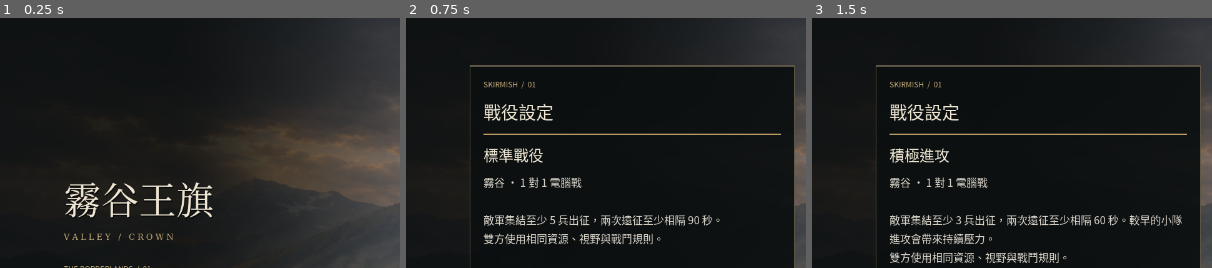
Above: before the commit, frames 1-3 (left to right).
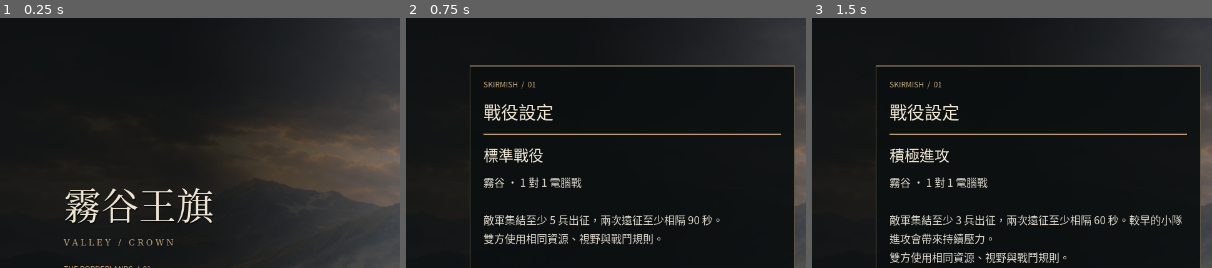
Above: after the commit, the same moments.

Repository: penny323mo/valley-crown
Game: Godot game, scene res://main_menu.tscn
The game is run twice, just before and just after one commit, with the same random seed, the same clock (stepped at 60 frames per second) and the same inputs.
Inputs:
- Up to frame 1 (0.25 s): no input
- Up to frame 2 (0.75 s): click "開始戰役" at 0.5 s
- Up to frame 3 (1.5 s): click "模式：標準戰役 >" at 1.25 s
The pictures show only the part of the screen within x 0-50%, y 0-50%; the shares and areas given below are measured in that part.

The runs differ from the first frame. In frame 1, 2.8% of the frame differs, in the area x 16-54%, y 65-92%; in frame 2, nothing differs; in frame 3, nothing differs.

Commit message:
fix: preserve portrait menu title after desktop viewport resize

Diff:
--- a/game/reports/build-manifest.json
+++ b/game/reports/build-manifest.json
@@ -1,5 +1,5 @@
 {
-  "build": "vc-be8c3c2f8ca5",
+  "build": "vc-697a5681098b",
   "engine": "4.6.3.stable.official.7d41c59c4",
   "scope": "Recursive runtime scripts/UIDs, export settings, fonts/import settings, legacy meshes and mature native scenes/textures/import metadata. Editable/interchange art is source-archive only.",
   "source_sha256": {
@@ -145,7 +145,7 @@
     "scripts/game.gd": "aab587e235d49336d772d4168833f63456cfc1c1bc1b91f7d53cb70f82ecaa47",
     "scripts/game.gd.uid": "3ced878a0693e950c48275df5f7cb059dff66774c5632fbe3482e5c86a4c8c52",
     "scripts/idle_worker_selection.gd": "aa7c8b804c7449409ec852bf290c7240321d3f2174b8d65bc6d75f1d7133c619",
-    "scripts/main_menu.gd": "129ab16cf9f265677361eeb3fdd82f594bb898285c5f7b2c05fbe11cc328525b",
+    "scripts/main_menu.gd": "d2feb8d408859bed95ab0c42759afd53167a1f1b6348499c6b09dd66e36e46ce",
     "scripts/map_routes.gd": "bbfc680f0f165859a67f881721faf88dd7b36f9a2a5d6cdf7f81c22ae5930bde",
     "scripts/map_routes.gd.uid": "f4e1cdbff702603f0496ccad8079b45832556bce365f5d59c6b8668058499f3c",
     "scripts/match_report.gd": "2b59d7d5db75ad88c8e968e79f1e337f39f862a837a7d00daa153484b258586c",
@@ -162,7 +162,7 @@
     "scripts/remembered_material.gd": "e8260500484e9222cf4475c3d353f5e27f07955ca5293f64cb0afa42177abd6e",
     "scripts/resource_visuals.gd": "be717e8b2bc9533395e0403fa4b12fe3fe609c18fb786b0dd0926a42028cdbd0",
     "scripts/return_cargo_action.gd": "ab4399f51475e923f6359f766611b1998c1715b172454647a862da294588a540",
-    "scripts/rules.gd": "5c714a0753f9455ac38b5da23833c95b4e2a82844016fd9611dc6a5896519d76",
+    "scripts/rules.gd": "34fb14f5af01d5aaf87ee827b18c14cc9a70840f1dfca2ca4bc0b836949c4a10",
     "scripts/rules.gd.uid": "1bb0019053790e8d14b9a70ea78e98b4343de9cdbe7cedd88e0eaf04be837013",
     "scripts/skirmish_policy.gd": "ba4fe7d2661de3b3749ef51d603a98409876965289a1a3d5d77df7aca0345cc5",
     "scripts/squad_selection.gd": "82e1e197d4135d37852771935d185105f1674091a667188696960be77c7387b1",
--- a/game/scripts/main_menu.gd
+++ b/game/scripts/main_menu.gd
@@ -181,7 +181,13 @@
 	backdrop_material.set_shader_parameter("view_size", available)
 	backdrop_material.set_shader_parameter("inner_page", not home)
 	wordmark.add_theme_font_size_override("font_size", 34 if short_landscape else (60 if wide else 44))
-	identity.size = Vector2(width, 0)
+	# Measure the current labels, not the VBox's previous-frame rectangle.
+	# On desktop -> portrait resize that rectangle still held the 60px title
+	# and the old visibility guard incorrectly hid the entire identity.
+	var identity_height = wordmark.get_combined_minimum_size().y
+	if latin_name.visible:
+		identity_height += latin_name.get_combined_minimum_size().y + 10.0
+	identity.size = Vector2(width, identity_height)
 	var actions_height = 54.0 * buttons.get_child_count() + 10.0 * max(0, buttons.get_child_count() - 1)
 	var height: float
 	var y: float
@@ -189,7 +195,7 @@
 		height = actions_height + (104.0 if short_landscape else 144.0)
 		y = minf(available.y - height - 28.0, available.y * 0.49) if not short_landscape else available.y - height - 16.0
 		y = maxf(16.0, y)
-		identity.position = Vector2(x, 14.0 if short_landscape else maxf(28.0, y - (148.0 if wide else 128.0)))
+		identity.position = Vector2(x, maxf(14.0, y - identity_height - 24.0))
 		card_style.bg_color = Color(0, 0, 0, 0)
 		card_style.set_border_width_all(0)
 		card_style.set_content_margin_all(0)
@@ -207,7 +213,7 @@
 		scroll.custom_minimum_size.y = 0
 	card.position = Vector2(x, y)
 	card.size = Vector2(width, height)
-	identity.visible = home and identity.get_global_rect().end.y + 16.0 <= card.position.y
+	identity.visible = home and identity.position.y + identity_height + 16.0 <= card.position.y
 	var inset = 0.0 if home else 22.0
 	var content_width = maxf(1.0, width - inset * 2.0)
 	var actions_y = height - inset - actions_height - (34.0 if home else 0.0)
--- a/game/scripts/rules.gd
+++ b/game/scripts/rules.gd
@@ -1,6 +1,6 @@
 extends Resource
 ## Demo rules v2. One data source for player, AI, HUD and tests.
-const BUILD_ID = "vc-be8c3c2f8ca5"
+const BUILD_ID = "vc-697a5681098b"
 const VERSION = "0.3.0-progression-candidate"
 # User-requested 2026-11-07 scale/buildability revision. Cell, unit, building,
 # movement, sight and economic scales stay unchanged; only world extent grows.
--- a/game/tests/building_damage_component.gd
+++ b/game/tests/building_damage_component.gd
@@ -2,7 +2,7 @@
 # PREPARED ONLY: requires native execution; no engine run is claimed.
 const Presenter = preload("res://scripts/building_damage_presenter.gd")
 const Rules = preload("res://scripts/rules.gd")
-const EXPECTED_BUILD = "vc-be8c3c2f8ca5"
+const EXPECTED_BUILD = "vc-697a5681098b"
 var failures := 0
 func check(label: String, ok: bool) -> void:
 	if not ok: failures += 1; push_error(label)
--- a/game/tests/building_damage_projection.gd
+++ b/game/tests/building_damage_projection.gd
@@ -2,7 +2,7 @@
 # PREPARED ONLY. Exercise real game projection/lifecycle, not hidden authority damage.
 const Game = preload("res://scripts/game.gd")
 const Rules = preload("res://scripts/rules.gd")
-const EXPECTED_BUILD = "vc-be8c3c2f8ca5"
+const EXPECTED_BUILD = "vc-697a5681098b"
 var failures := 0
 func check(label: String, ok: bool) -> void:
 	if not ok: failures += 1; push_error(label)
--- a/game/tests/main_menu_flow_contract.gd
+++ b/game/tests/main_menu_flow_contract.gd
@@ -20,6 +20,9 @@
 		previous_bottom = rect.end.y
 	check(shell.scroll.get_global_rect().end.y <= shell.buttons.get_global_rect().position.y, phase + ": prose cannot push or overlap actions")
 	if shell.footer.visible:
+		if viewport.size.y >= viewport.size.x or viewport.size.y >= 500.0:
+			check(shell.identity.is_visible_in_tree(), phase + ": home identity must be visible on portrait and desktop")
+			check(shell.wordmark.is_visible_in_tree(), phase + ": game title must be visible on portrait and desktop")
 		check(viewport.encloses(shell.footer.get_global_rect()), phase + ": footer visible")
 		check(not shell.identity.visible or viewport.encloses(shell.identity.get_global_rect()), phase + ": visible identity inside viewport")
 		var identity_clear = not shell.identity.visible or (not shell.identity.get_global_rect().intersects(shell.scroll.get_global_rect()) and not shell.identity.get_global_rect().intersects(shell.buttons.get_global_rect()))
@@ -29,7 +32,7 @@
 
 func check_layout_matrix(shell, phase: String):
 	var previous = root.size
-	for size in [Vector2i(320,568), Vector2i(390,844), Vector2i(844,390), Vector2i(1440,900), Vector2i(568,320)]:
+	for size in [Vector2i(1280,800), Vector2i(390,844), Vector2i(320,568), Vector2i(390,844), Vector2i(844,390), Vector2i(1440,900), Vector2i(568,320)]:
 		root.size = size
 		shell._layout()
 		await process_frame
